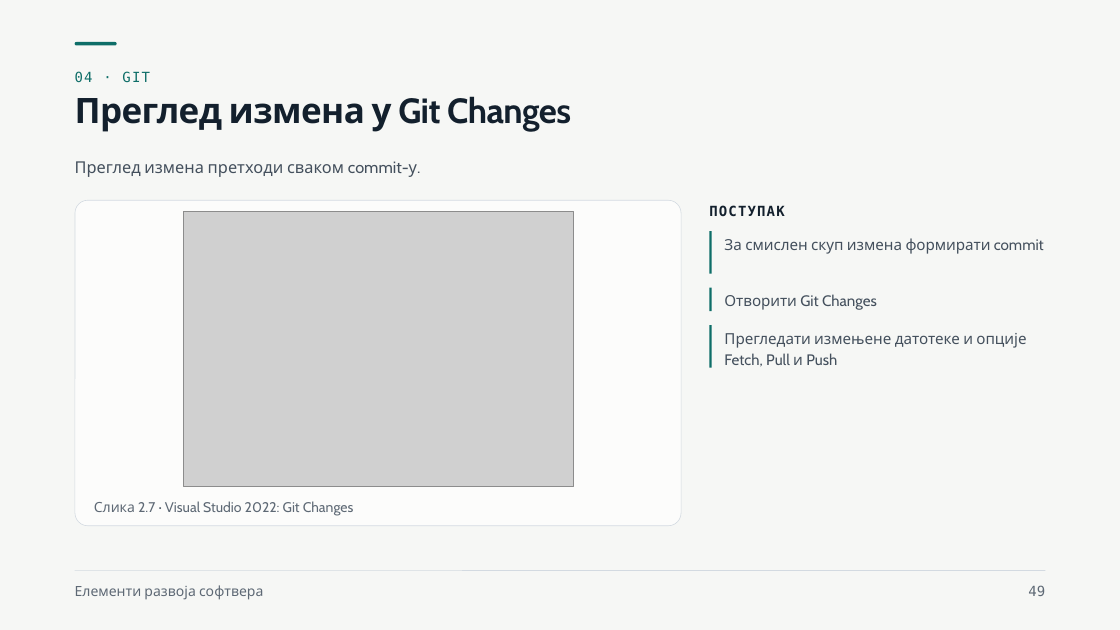
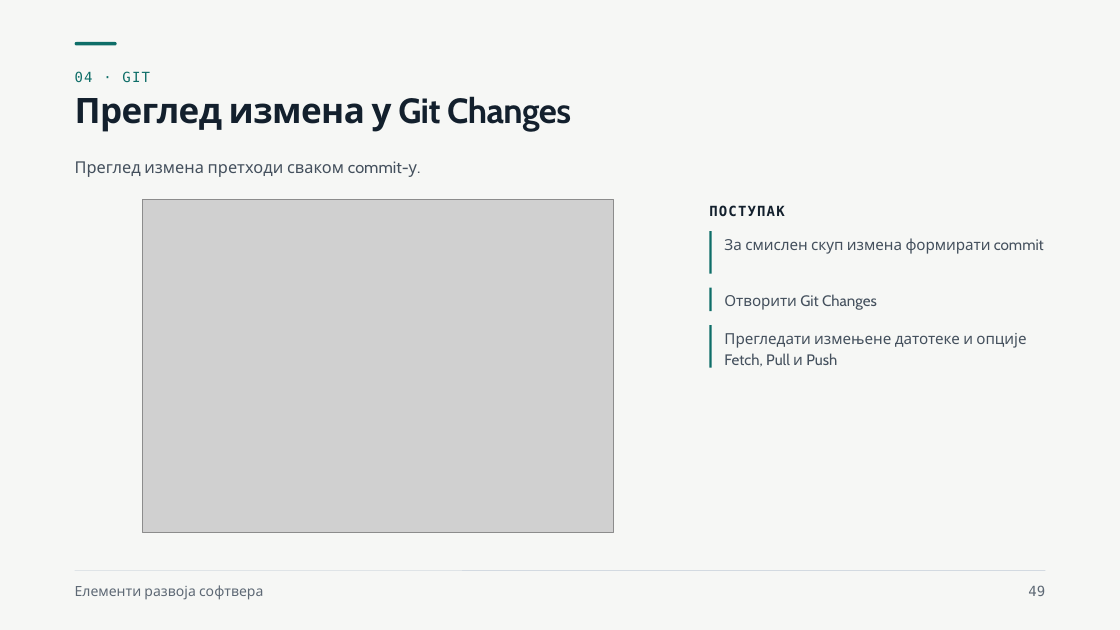
Before and after one commit to owlCoder/ftn-nastavni-materijali, a slide deck: slide 49 of Elementi razvoja softvera (ERS)/Nastavni materijali/01 Zahtevi, backlog i Git/Zahtevi, backlog i Git.pptx. Drawn at 1120x630 pixels with LibreOffice and Linux fonts; fonts in the diff are those of the drawing; grey boxes stand for pictures. Boxes give left, top, right and bottom in pixels: in the first picture for what was removed or moved away, otherwise in the second. Text is boxed around its words. In the diff, an @@ line names an element or a change of style, - is before the commit and + after.

```diff
--- a/Elementi razvoja softvera (ERS)/Nastavni materijali/01 Zahtevi, backlog i Git/Zahtevi, backlog i Git.pptx
+++ b/Elementi razvoja softvera (ERS)/Nastavni materijali/01 Zahtevi, backlog i Git/Zahtevi, backlog i Git.pptx
@@ rounded rectangle removed at (x1=75, y1=200, x2=681, y2=526) @@
@@ picture resized from (x1=183, y1=212, x2=574, y2=487) to (x1=142, y1=200, x2=613, y2=533) @@
@@ text removed at (x1=94, y1=501, x2=354, y2=516) @@
-Слика 2.7 · Visual Studio 2022: Git Changes
```
Also in this commit, not shown: 9 other slides changed, 1 other file.
